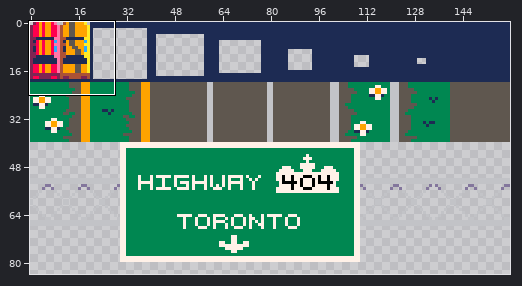
A pixel-art file gets an edit: assets/tileset.ase. The first picture is a wide view before the edit; the outline marks the close-up.
Close-up. The starting point:
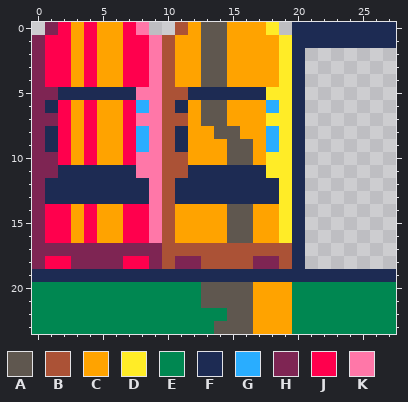
160x80 pixels, 1 frame. Shown: x 0..27, y 0..23. The old version is drawn lined up with the new one, on the new canvas. The wide view leaves out empty margins.
Palette (. is transparent): A #5f574f  B #ab5236  C #ffa300  D #ffec27  E #008751  F #1d2b53  G #29adff  H #7e2553  J #ff004d  K #ff77a8
Pixels before, first column x 0:
 0 .HJCJCCJK..BCAACCCD.FFFFFFFF
 1 HJJCJCCJJKBCCAACCCCDFFFFFFFF
 2 HJJCJCCJJKBCCAACCCCDF.......
 3 HJJCJCCJJKBCCAACCCCDF.......
 4 HJJCJCCJJKBCCAACCCCDF.......
 5 HHFFFFFFKKBBFFFFFFDDF.......
 6 HFJCJCCJGKBFCAACCCGDF.......
 7 HHJCJCCJKKBBCAACCCDDF.......
 8 HFJCJCCJGKBFCCAACCGDF.......
 9 HFJCJCCJGKBFCCCAACGDF.......
10 HHJCJCCJKKBBCCCAACDDF.......
11 HHFFFFFFKKBBFFFFFFDDF.......
12 HFFFFFFFFKBFFFFFFFFDF.......
13 HFFFFFFFFKBFFFFFFFFDF.......
14 HJJCJCCJJKBCCCCAACCDF.......
15 HJJCJCCJJKBCCCCAACCDF.......
16 HJJCJCCJJKBCCCCAACCDF.......
17 HHHHHHHHHHBBBBBBBBBBF.......
18 HJJHHHHJJHBHHBBBBHHBF.......
19 FFFFFFFFFFFFFFFFFFFFFFFFFFFF
20 EEEEEEEEEEEEEAAAACCCEEEEEEEE
21 EEEEEEEEEEEEEAAAACCCEEEEEEEE
22 EEEEEEEEEEEEEEEAACCCEEEEEEEE
23 EEEEEEEEEEEEEEAAACCCEEEEEEEE
The same view after the edit:
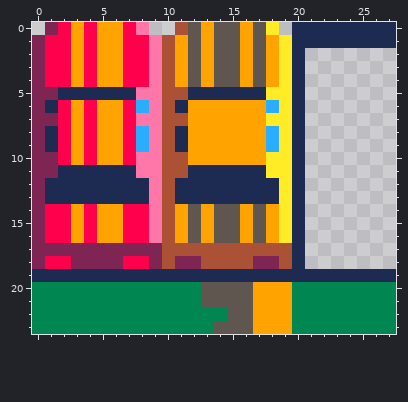
The exact change:
canvas 160x80 -> 160x100
Changed rows in their new state; - is an unchanged pixel.
first column x 12:
 0 AC-A-A
 1 AC-A-A
 2 AC-A-A
 3 AC-A-A
 4 AC-A-A
 6 -CC---
 7 -CC---
 8 --CC--
 9 ---CC-
10 ---CC-
first column x 12:
14 A-A-CA
15 A-A-CA
16 A-A-CA
Boxes around the changes in both close-ups, in picture pixels (x1, y1, x2, y2):
changed: (188, 22, 266, 243)
